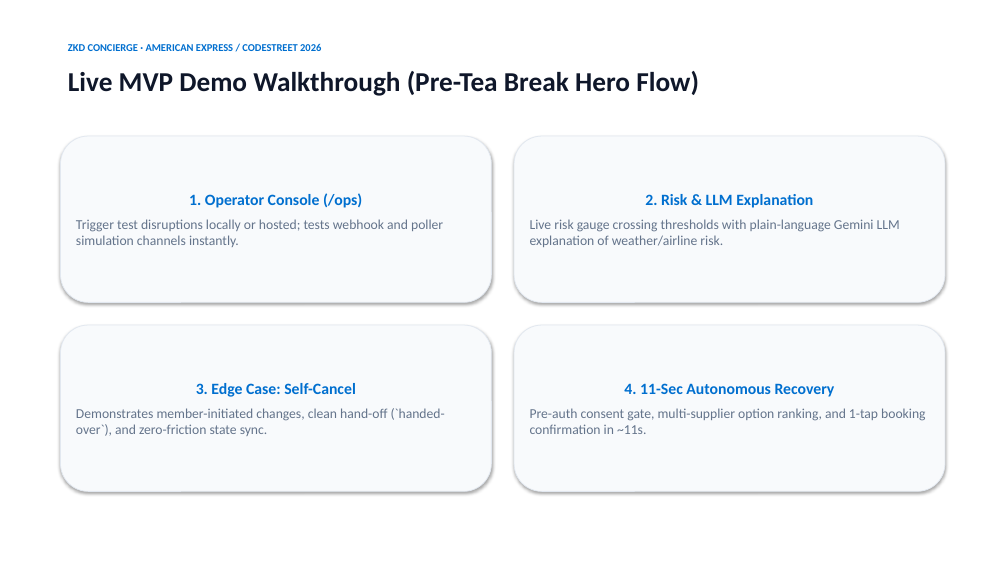
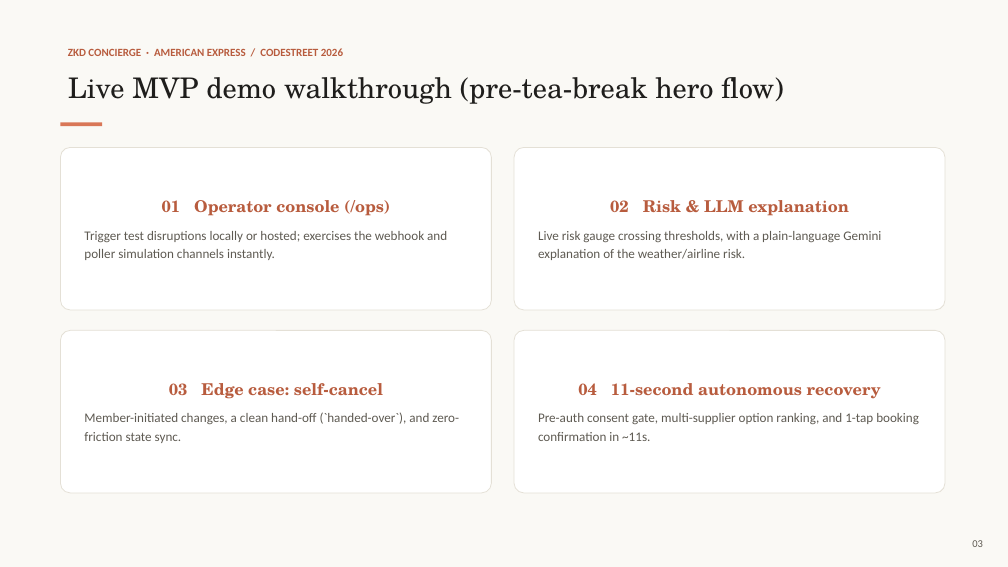
Before and after one commit to Krishna-529/amex-hackathon-2026, a slide deck: slide 3 of assets/deck/ZKD_Concierge_Codestreet_2026.pptx. Drawn at 1008x567 pixels with LibreOffice and Linux fonts; fonts in the diff are those of the drawing. Boxes give left, top, right and bottom in pixels: in the first picture for what was removed or moved away, otherwise in the second. Text is boxed around its words. In the diff, an @@ line names an element or a change of style, - is before the commit and + after.

Commit message:
Redesign pitch deck in Claude visual style
Swap the Amex-blue/slate theme for a Claude-brand palette: warm
cream background, ink text, coral/clay accent, serif display type
with a sans body face. Content and slide structure are unchanged;
only typography, color, and card treatment were redone.

```diff
--- a/assets/deck/ZKD_Concierge_Codestreet_2026.pptx
+++ b/assets/deck/ZKD_Concierge_Codestreet_2026.pptx
@@ rectangle added at (0,0,1008,567), fill #FAF9F5 @@
@@ text "ZKD CONCIERGE · AMERICAN EXPRESS ..." at (68,48,343,56): size 10 to 10.5 pt, text colour #006FCF to #B85C3E @@
@@ text at (68,77,783,104): text changed; size 26 to 27 pt; font Calibri to TeX Gyre Schola; text colour #0F172A to #1F1E1C; bold off @@
-Live MVP Demo Walkthrough (Pre-Tea Break Hero Flow)
+Live MVP demo walkthrough (pre-tea-break hero flow)
@@ fill #F8FAFC to #FFFFFF; outline #E2E8F0 0.75 pt to #E4E0D6 0.75 pt; shadow off; proportions changed in 4 elements at (514,330,945,493), (60,330,492,493), (514,147,945,310), (60,147,492,310) @@
@@ rounded rectangle "01 Operator console (/ops)": place and size @@
-rounded rectangle "01 Operator console (/ops)" at (60,136,492,302)
+rounded rectangle "01 Operator console (/ops)" at (60,147,492,310)
@@ rectangle added at (60,123,102,126), fill #D97757 @@
@@ rounded rectangle "02 Risk & LLM explanation": place and size @@
-rounded rectangle "02 Risk & LLM explanation" at (514,136,945,302)
+rounded rectangle "02 Risk & LLM explanation" at (514,147,945,310)
@@ text in rounded rectangle at (84,200,447,260): text changed; size 13 to 12.5 pt; text colour #64748B to #5E5A52 @@
-1. Operator Console (/ops)
-Trigger test disruptions locally or hosted; tests webhook and poller simulation channels instantly.
+01 Operator console (/ops)
+Trigger test disruptions locally or hosted; exercises the webhook and poller simulation channels instantly.
@@ text in rounded rectangle at (538,200,881,260): text changed; size 13 to 12.5 pt; text colour #64748B to #5E5A52 @@
-2. Risk & LLM Explanation
-Live risk gauge crossing thresholds with plain-language Gemini LLM explanation of weather/airline risk.
+02 Risk & LLM explanation
+Live risk gauge crossing thresholds, with a plain-language Gemini explanation of the weather/airline risk.
@@ rounded rectangle "03 Edge case: self-cancel": place and size @@
-rounded rectangle "03 Edge case: self-cancel" at (60,325,492,492)
+rounded rectangle "03 Edge case: self-cancel" at (60,330,492,493)
@@ rounded rectangle "04 11-second autonomous recovery": place and size @@
-rounded rectangle "04 11-second autonomous recovery" at (514,325,945,492)
+rounded rectangle "04 11-second autonomous recovery" at (514,330,945,493)
@@ text in rounded rectangle at (84,383,459,443): text changed; size 13 to 12.5 pt; text colour #64748B to #5E5A52 @@
-3. Edge Case: Self-Cancel
-Demonstrates member-initiated changes, clean hand-off (`handed-over`), and zero-friction state sync.
+03 Edge case: self-cancel
+Member-initiated changes, a clean hand-off (`handed-over`), and zero-friction state sync.
@@ text in rounded rectangle at (578,383,881,399): text changed; size 15 to 15.5 pt; font Calibri to TeX Gyre Schola; text colour #006FCF to #B85C3E @@
-4. 11-Sec Autonomous Recovery
+04 11-second autonomous recovery
@@ text in rounded rectangle at (538,413,919,441): size 13 to 12.5 pt, text colour #64748B to #5E5A52 in "Pre-auth consent gate, multi-supplier option ranking, and ..."; line spacing 1 to 1.2 @@
@@ text added at (972,540,983,547), 10 pt, text #5E5A52 @@
+03
```
Also in this commit, not shown: 9 other slides changed, 1 other file.
